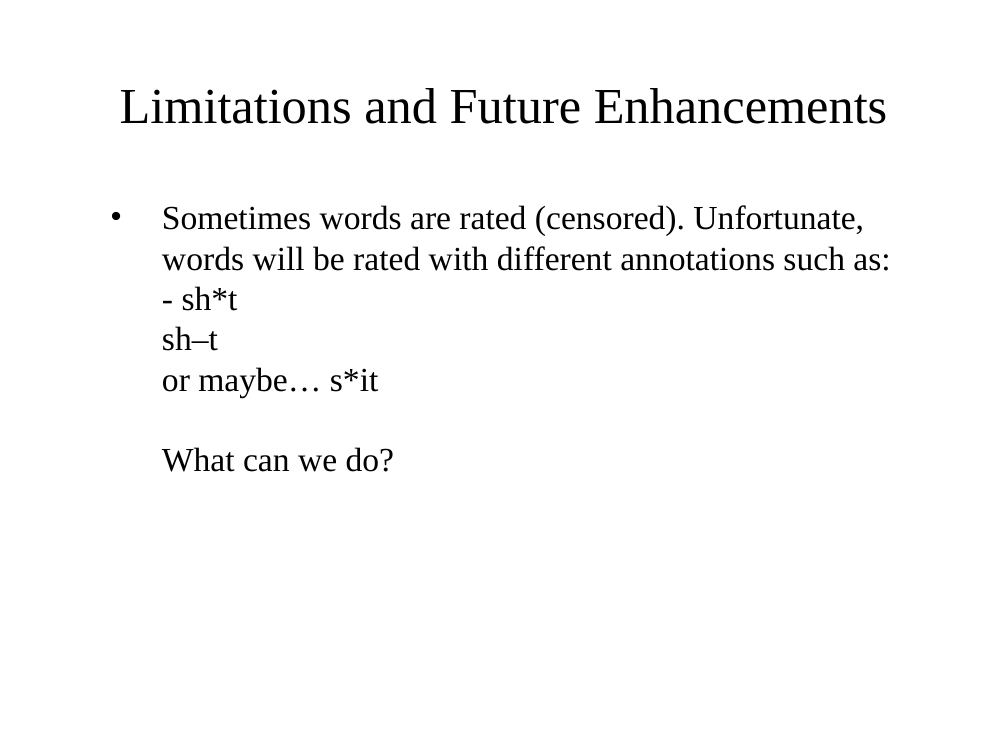
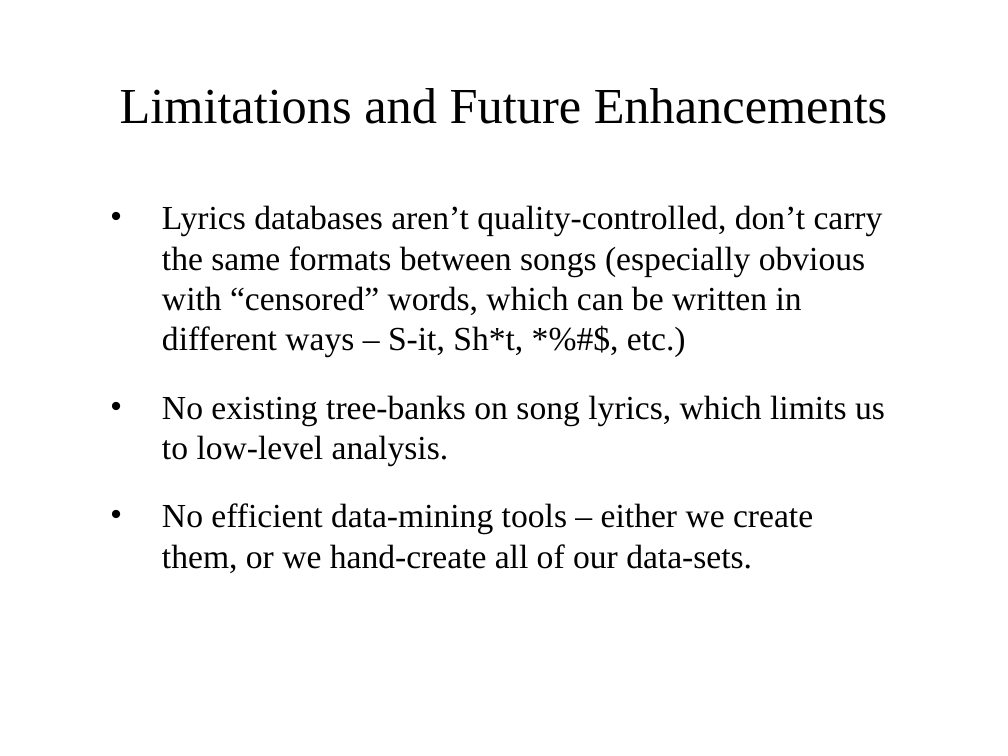
Before and after one commit to nihohit/NLP-Final-Project, a slide deck: slide 6 of Intro.pptx (slide 5 before the commit). Drawn at 1008x756 pixels with LibreOffice and Linux fonts; fonts in the diff are those of the drawing; background and template pictures are left out. Boxes give left, top, right and bottom in pixels: in the first picture for what was removed or moved away, otherwise in the second. Text is boxed around its words. In the diff, an @@ line names an element or a change of style, - is before the commit and + after.

Commit message:
update to the presentation

```diff
--- a/Intro.pptx
+++ b/Intro.pptx
@@ text at (x1=162, y1=205, x2=885, y2=573): text changed @@
-• Sometimes words are rated (censored). Unfortunate, words will be rated with different annotations such as: - sh*t
-  sh–t
-  or maybe… s*it
-  What can we do?
+• Lyrics databases aren’t quality-controlled, don’t carry the same formats between songs (especially obvious with “censored” words, which can be written in different ways – S-it, Sh*t, *%#$, etc.)
+• No existing tree-banks on song lyrics, which limits us to low-level analysis.
+• No efficient data-mining tools – either we create them, or we hand-create all of our data-sets.
```
Also in this commit, not shown: 3 other slides changed, 1 slide added.
